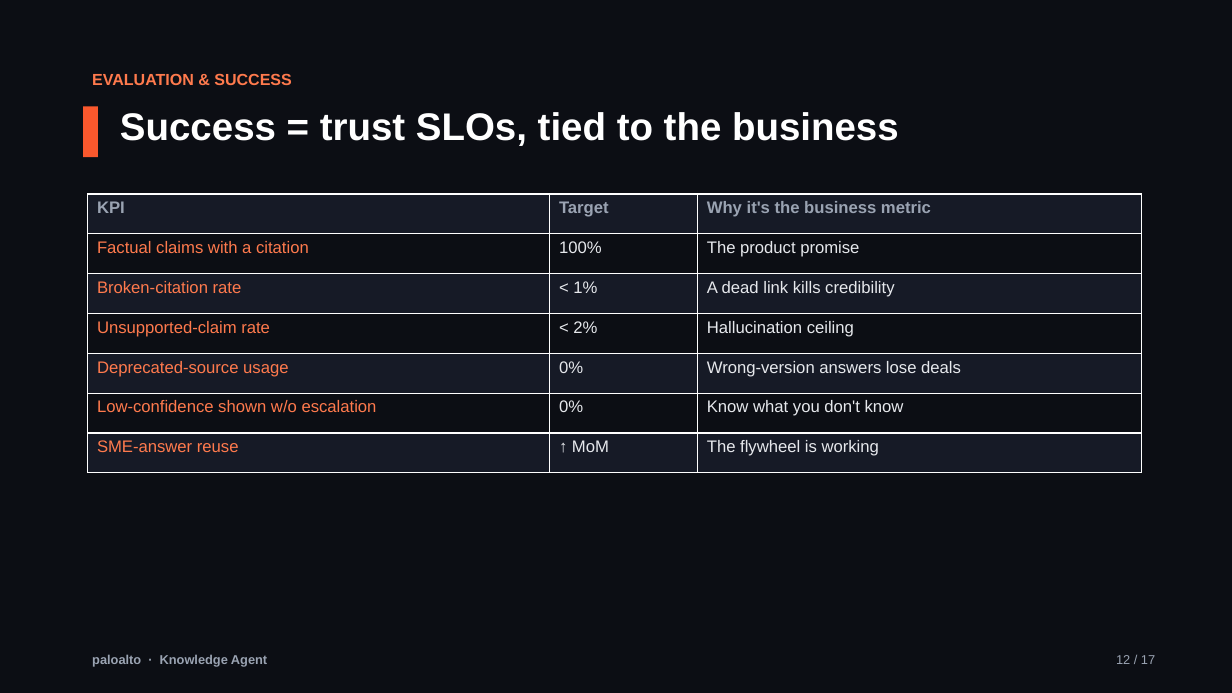
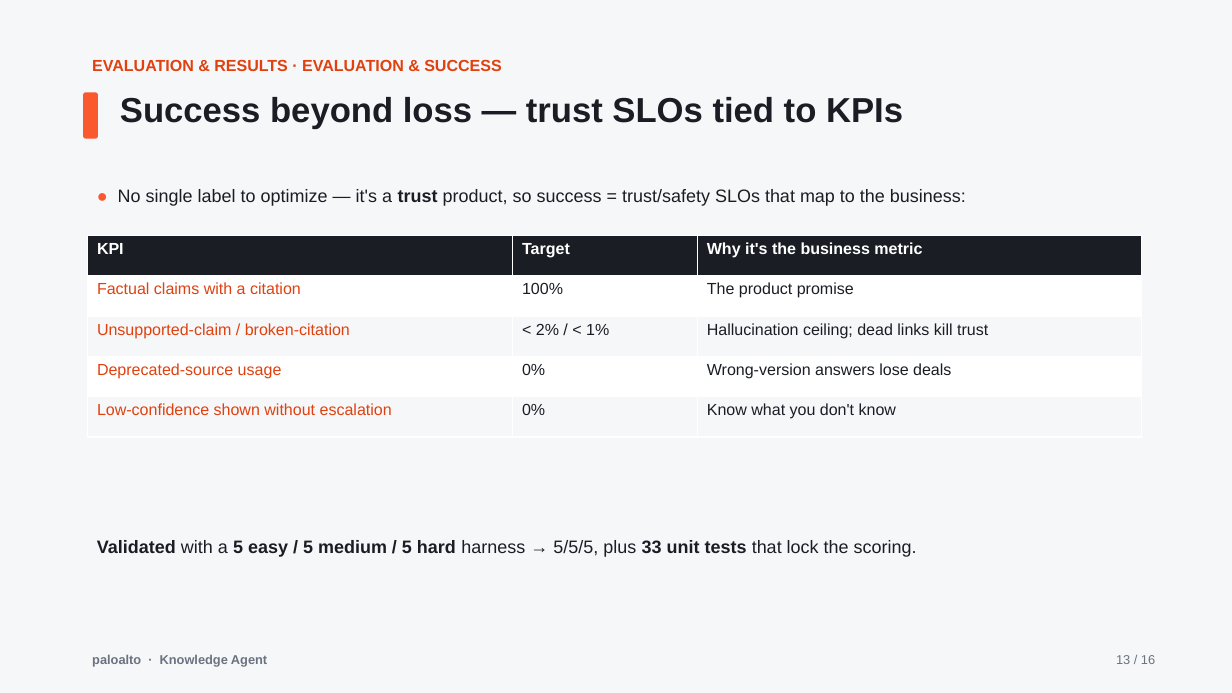
Before and after one commit to ashveej/PaloAltoknowledgeagent, a slide deck: slide 13 of presentation/Executive_Presentation.pptx (slide 12 before the commit). Drawn at 1232x693 pixels with LibreOffice and Linux fonts; fonts in the diff are those of the drawing. Boxes give left, top, right and bottom in pixels: in the first picture for what was removed or moved away, otherwise in the second. Text is boxed around its words. In the diff, an @@ line names an element or a change of style, - is before the commit and + after.

```diff
--- a/presentation/Executive_Presentation.pptx
+++ b/presentation/Executive_Presentation.pptx
@@ background #0C0E14 to #F6F7F9 @@
@@ text at (92, 59, 501, 71): text changed; text colour #FF7A4D to #E0410F @@
-EVALUATION & SUCCESS
+EVALUATION & RESULTS · EVALUATION & SUCCESS
@@ rounded rectangle: place and size @@
-rounded rectangle at (83, 106, 98, 157)
+rounded rectangle at (83, 92, 98, 139)
@@ rounded rectangle at (83, 92, 98, 139): rectangle to rounded rectangle @@
@@ text at (120, 97, 903, 129): text changed; size 30 to 27 pt; text colour #FFFFFF to #1A1D24 @@
-Success = trust SLOs, tied to the business
+Success beyond loss — trust SLOs tied to KPIs
@@ text added at (118, 189, 966, 206), 14 pt, text #1A1D24 @@
+● No single label to optimize — it's a trust product, so success = trust/safety SLOs that map to the business:
@@ table at (88, 236, 1141, 437) @@
-row 3: Broken-citation rate | < 1% | A dead link kills credibility
-row 4: Unsupported-claim rate | < 2% | Hallucination ceiling
+row 3: Unsupported-claim / broken-citation | < 2% / < 1% | Hallucination ceiling; dead links kill trust
-row 6: Low-confidence shown w/o escalation | 0% | Know what you don't know
-row 7: SME-answer reuse | ↑ MoM | The flywheel is working
+row 5: Low-confidence shown without escalation | 0% | Know what you don't know
@@ table: place and size @@
-table at (88, 194, 1141, 473)
+table at (88, 236, 1141, 437)
@@ text added at (97, 540, 917, 557), 14 pt, text #1A1D24 @@
+Validated with a 5 easy / 5 medium / 5 hard harness → 5/5/5, plus 33 unit tests that lock the scoring.
@@ text "paloalto · Knowledge Agent" at (92, 654, 267, 667): text colour #9AA3B2 to #6B7280 @@
@@ text at (1116, 655, 1155, 664): text changed; text colour #9AA3B2 to #6B7280 @@
-12 / 17
+13 / 16
```
Also in this commit, not shown: 7 other slides changed, 8 slides added, 9 slides removed, 6 other files.
